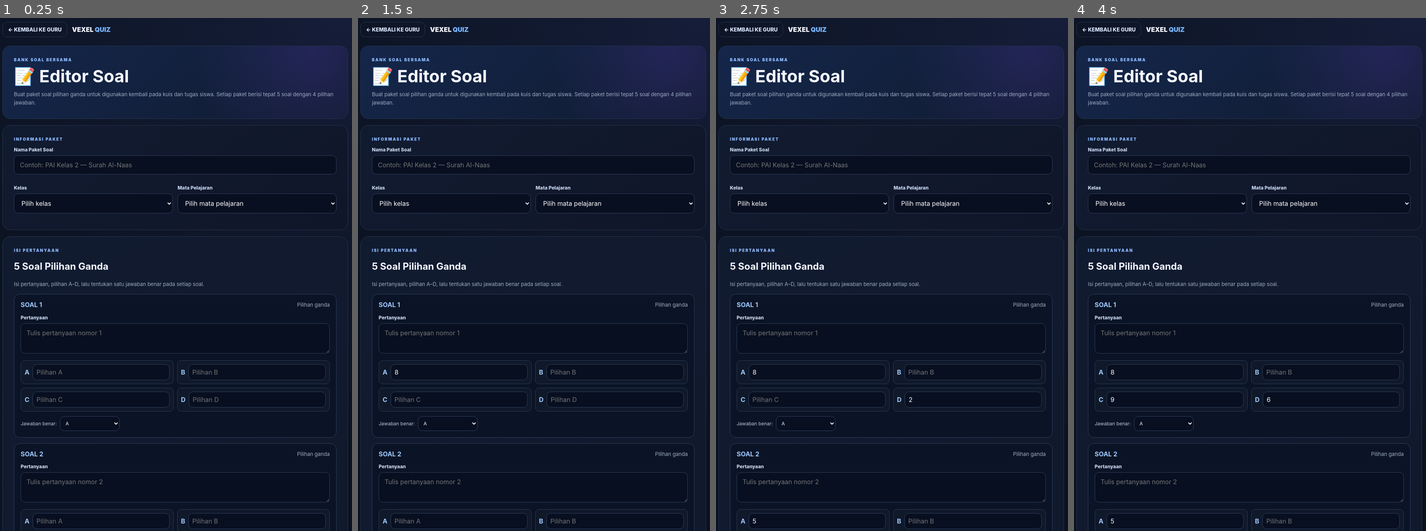
Above: before the commit, frames 1-4 (left to right).
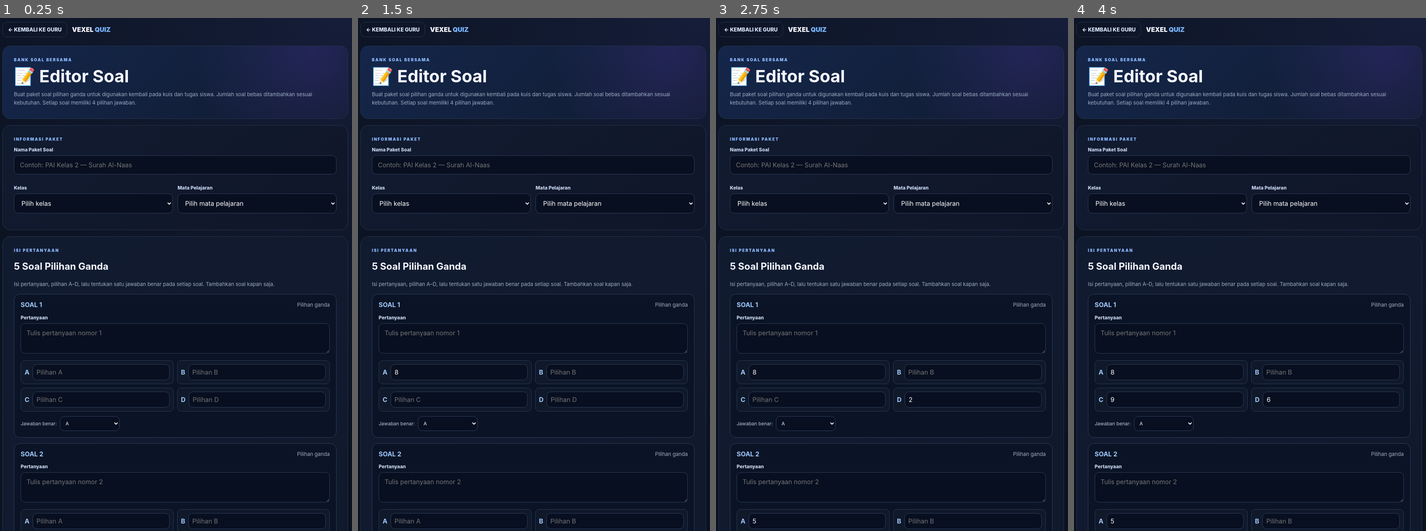
Above: after the commit, the same moments.

Repository: vexelkang-cell/gamepai
Game: browser game, page vexel-quiz/guru/soal/index.html
The game is run twice, just before and just after one commit, with the same random seed, the same clock (stepped at 60 frames per second) and the same inputs.
Inputs (mouse positions are in pixels of both pictures, inside the frame that each line leads up to):
- Up to frame 1 (0.25 s): no input
- Up to frame 2 (1.5 s): click (460, 371) at 1.27 s; type "8" at 1.27 s; tap Enter at 1.3 s
- Up to frame 3 (2.75 s): click (818, 520) at 1.87 s; type "5" at 1.87 s; tap Enter at 1.9, 2.5 s; click (972, 397) at 2.47 s; type "2" at 2.47 s
- Up to frame 4 (4 s): click (1176, 397) at 3.07 s; type "9" at 3.07 s; tap Enter at 3.1, 3.7 s; click (1330, 397) at 3.67 s; type "6" at 3.67 s

The runs differ from the first frame. In frame 1, 0.3% of the frame differs, in the area x 3-95%, y 14-53%; in frame 2, 0.3%; in frame 3, 0.3%; in frame 4, 0.3%.

Commit message:
Remove five-question limit and add dynamic question controls

Diff:
--- a/vexel-quiz/guru/soal/index.html
+++ b/vexel-quiz/guru/soal/index.html
@@ -1,16 +1,16 @@
 <!doctype html><html lang="id"><head><meta charset="utf-8"><meta name="viewport" content="width=device-width,initial-scale=1,viewport-fit=cover"><meta name="theme-color" content="#10182b"><title>VEXEL QUIZ — Editor Soal</title><style>
 :root{color-scheme:dark;--bg:#0b1220;--line:#263650;--muted:#9eacc4}*{box-sizing:border-box}body{margin:0;min-height:10 …(2963 unchanged characters)…
 <header class="top"><a class="back" href="/vexel-quiz/guru/">← KEMBALI KE GURU</a><div class="brand">VEXEL <span>QUIZ</span></div></header>
-<section class="hero"><div class="eyebrow">BANK SOAL BERSAMA</div><h1>📝 Editor Soal</h1><p>Buat paket soal pilihan ganda untuk digunakan kembali pada kuis dan tugas siswa. Setiap paket berisi tepat 5 soal dengan 4 pilihan jawaban.</p></section>
+<section class="hero"><div class="eyebrow">BANK SOAL BERSAMA</div><h1>📝 Editor Soal</h1><p>Buat paket soal pilihan ganda untuk digunakan kembali pada kuis dan tugas siswa. Jumlah soal bebas ditambahkan sesuai kebutuhan. Setiap soal memiliki 4 pilihan jawaban.</p></section>
 <section class="card"><div class="eyebrow">INFORMASI PAKET</div><div class="field"><label>Nama Paket Soal</label><input …(2114 unchanged characters)…
-<section class="card"><div class="eyebrow">ISI PERTANYAAN</div><h2>5 Soal Pilihan Ganda</h2><p class="muted">Isi pertanyaan, pilihan A–D, lalu tentukan satu jawaban benar pada setiap soal.</p><div id="questions"></div><div id="editorMessage" class="me …(209 unchanged characters)…
+<section class="card"><div class="eyebrow">ISI PERTANYAAN</div><h2 id="questionHeading">5 Soal Pilihan Ganda</h2><p class="muted">Isi pertanyaan, pilihan A–D, lalu tentukan satu jawaban benar pada setiap soal. Tambahkan soal kapan saja.</p><div id="questions"></div><div style="margin:14px 0"><button class="btn secondary" id="addQuestionBtn" type="button">＋ TAMBAH SOAL</button></div><div id="editorMessage" class="me …(209 unchanged characters)…
 <section class="card" id="previewPanel" hidden><div class="eyebrow">PRATINJAU PAKET</div><h2 id="previewTitle">Pratinjau</h2><p class="muted" id="previewMeta"></p><div id="previewContent"></div></section>
 <section class="card"><div class="eyebrow">PAKET TERSIMPAN</div><h2>Bank Soal Bersama</h2><p class="muted">Paket yang t …(205 unchanged characters)…
 <script>
-const API="https://vexel-games-uploader.vexelkang.workers.dev",L=["A","B","C","D"],root=document.getElementById("questions");
+const API="https://vexel-games-uploader.vexelkang.workers.dev",L=["A","B","C","D"],root=document.getElementById("questions");let questionCount=5;
 function esc(v){return String(v??"").replace(/[&<>"']/g,c=>({"&":"&amp;","<":"&lt;",">":"&gt;",'"':"&quot;","'":"&#39;"}[c]));}
-function draw(){root.innerHTML="";for(let i=0;i<5;i++){let d=document.createElement("div" …(625 unchanged characters)…
-function collect(){return Array.from({length:5},(_,i)=>{let question=root.querySelecto …(377 unchanged characters)…
+function draw(){root.innerHTML="";for(let i=0;i<questionCount;i++){let d=document.createElement("div" …(625 unchanged characters)…
+function collect(){return Array.from({length:questionCount},(_,i)=>{let question=root.querySelecto …(377 unchanged characters)…
 function msg(t,type="error"){let e=document.getElementById("editorMessage");e.className="message show "+type;e.textContent=t;}
 let activeBankPreviewId="";
 function resetBankPreviewButtons(){document.querySelectorAll("#bankList [data-view]").forEach(b=>{b.textContent="LIHAT SOAL";b.disabled=false;});}
@@ -20,5 +20,6 @@
 async function loadBank(){let status=document.getElementById("bankStatus"),list=document.getElementById("bankList");try …(698 unchanged characters)…
 async function viewPack(id,button){if(activeBankPreviewId===id&&!document.getElementById("previewPanel").hidden){closeP …(621 unchanged characters)…
 document.getElementById("saveBtn").onclick=async()=>{let b=document.getElementById("saveBtn");b.disabled=true;b.textCon …(944 unchanged characters)…
+document.getElementById("addQuestionBtn").onclick=()=>{questionCount++;draw();document.getElementById("questionHeading").textContent=questionCount+" Soal Pilihan Ganda";root.lastElementChild?.scrollIntoView({behavior:"smooth",block:"center"});};
 draw();loadBank();
 </script></body></html>
